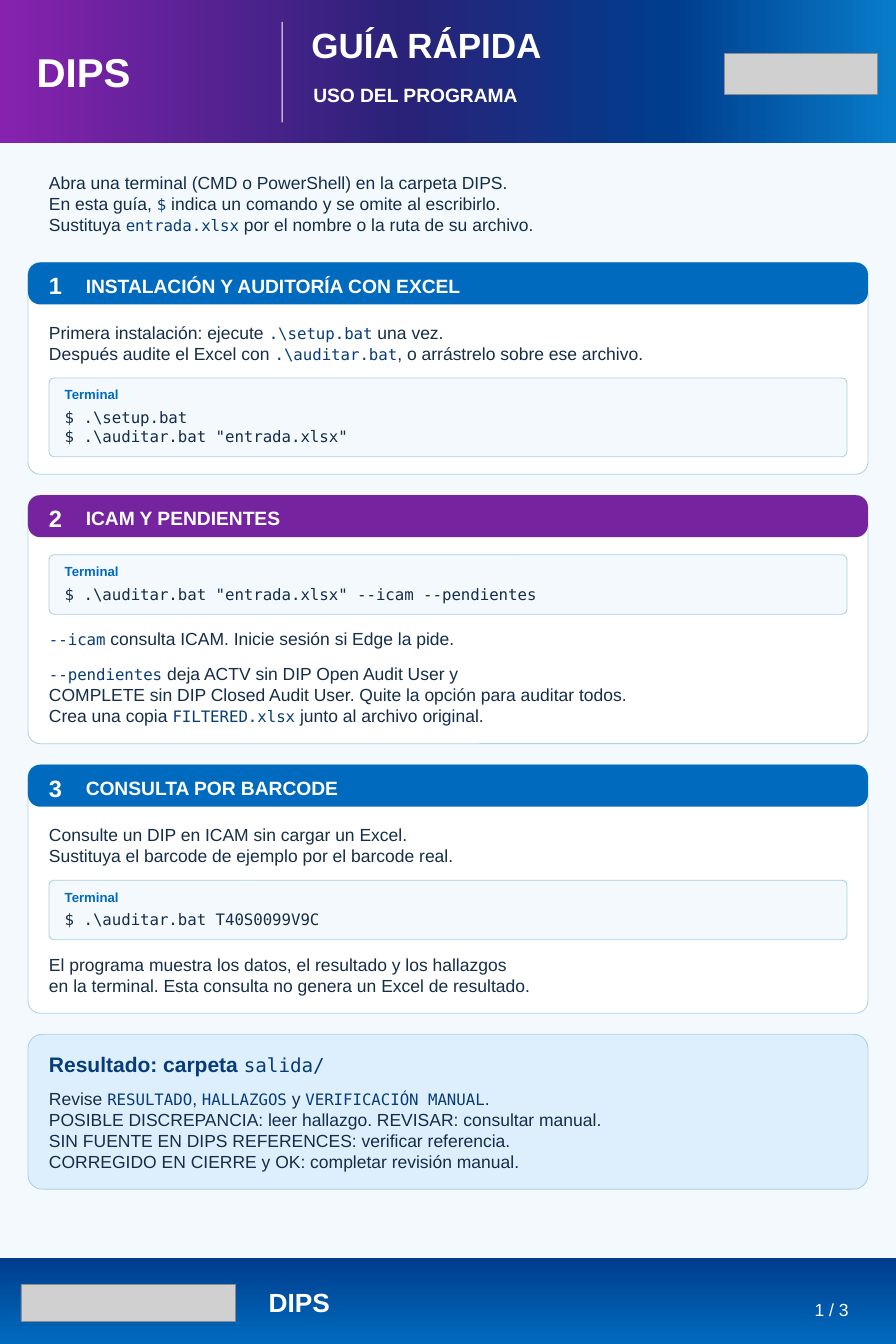
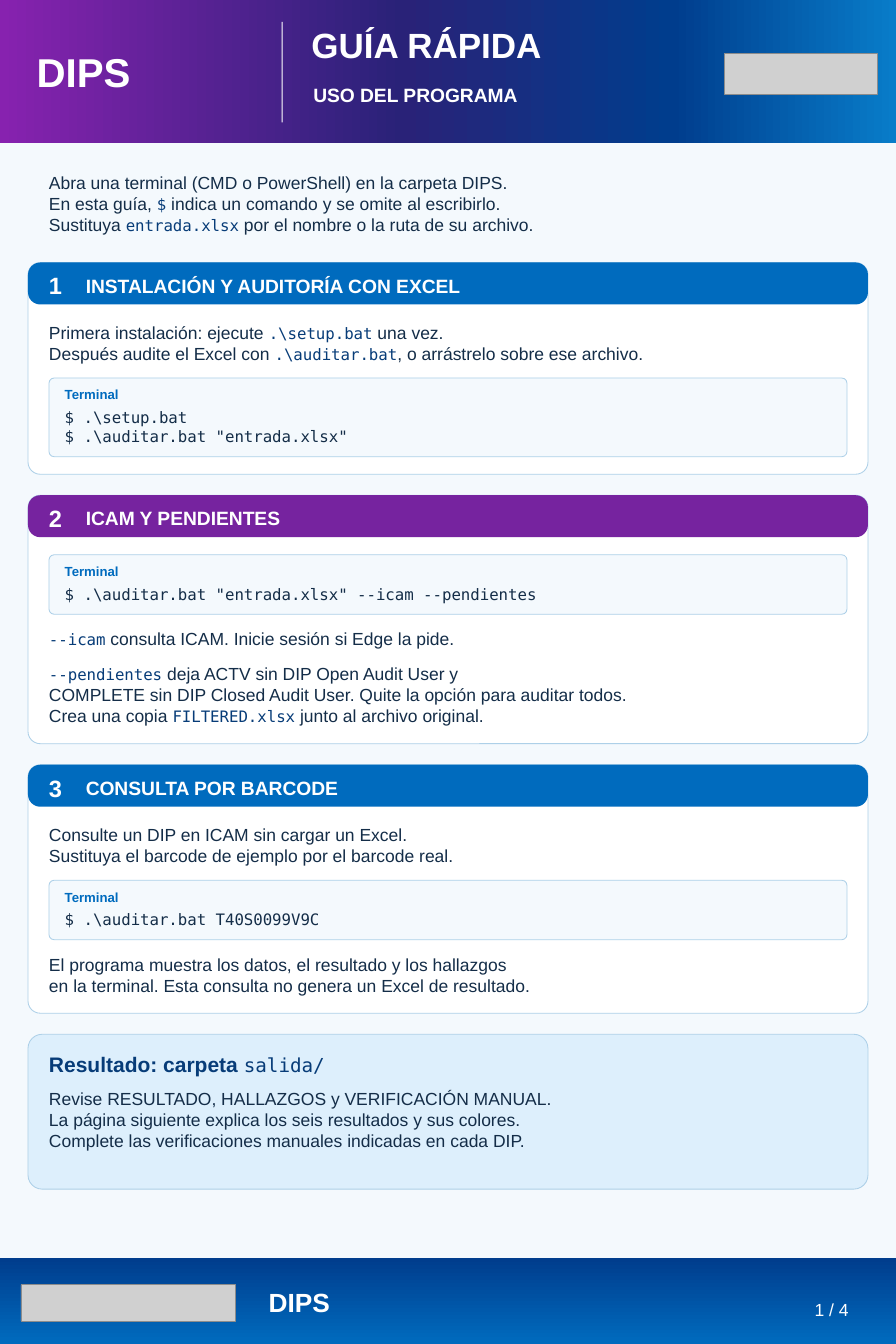
Before and after one commit to lviloriabas/dips, a slide deck: slide 1 of docs/Guia_DIPS_reglas_referencias.pptx. Drawn at 896x1344 pixels with LibreOffice and Linux fonts; fonts in the diff are those of the drawing; grey boxes stand for pictures. Boxes give left, top, right and bottom in pixels: in the first picture for what was removed or moved away, otherwise in the second. Text is boxed around its words. In the diff, an @@ line names an element or a change of style, - is before the commit and + after.

Commit message:
Aclara resultados y referencias en la guia DIPS

```diff
--- a/docs/Guia_DIPS_reglas_referencias.pptx
+++ b/docs/Guia_DIPS_reglas_referencias.pptx
@@ text "Revise RESULTADO, HALLAZGOS y VERIFICACIÓN ..." at (49,1091,552,1109): size 13.5 to 15 pt, font DejaVu Sans Mono to Arial, text colour #073C78 to #142D48 in "RESULTADO, HALLAZGOS VERIFICACIÓN MANUAL." @@
@@ text at (49,1113,520,1130): text changed @@
-POSIBLE DISCREPANCIA: leer hallazgo. REVISAR: consultar manual.
+La página siguiente explica los seis resultados y sus colores.
@@ text at (49,1134,525,1151): text changed @@
-SIN FUENTE EN DIPS REFERENCES: verificar referencia.
+Complete las verificaciones manuales indicadas en cada DIP.
@@ text removed at (49,1155,519,1172) @@
-CORREGIDO EN CIERRE y OK: completar revisión manual.
@@ text at (815,1304,849,1316): text changed @@
-1 / 3
+1 / 4
```
Also in this commit, not shown: 2 other slides changed, 1 slide added, 2 other files.
